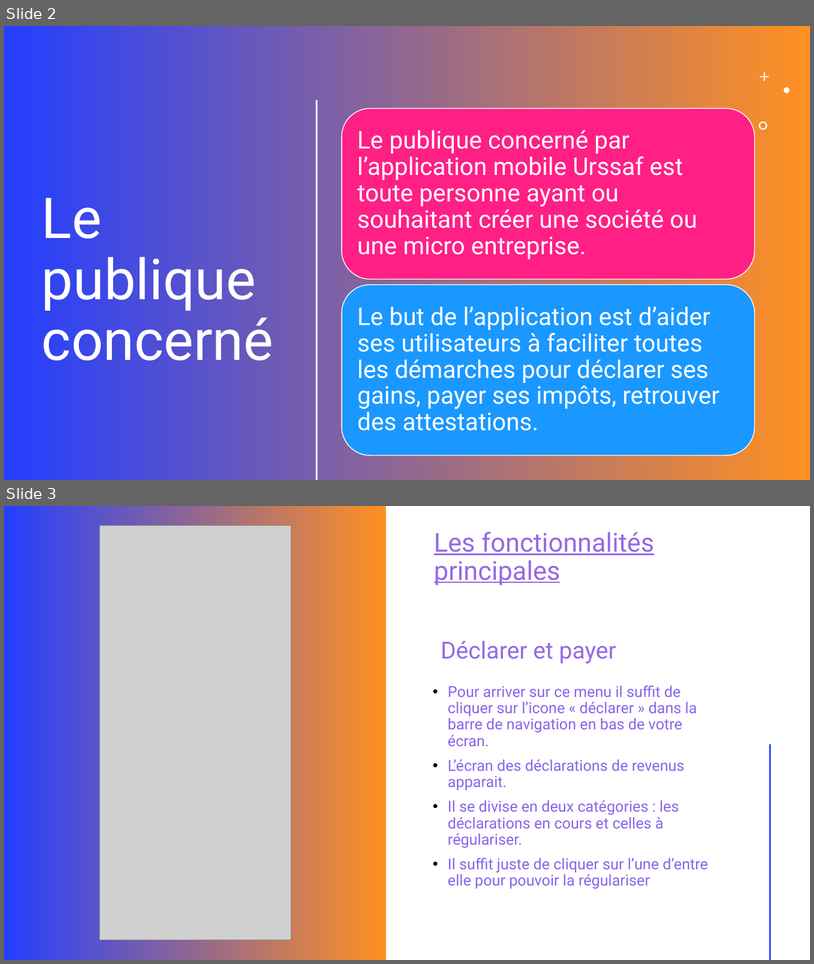
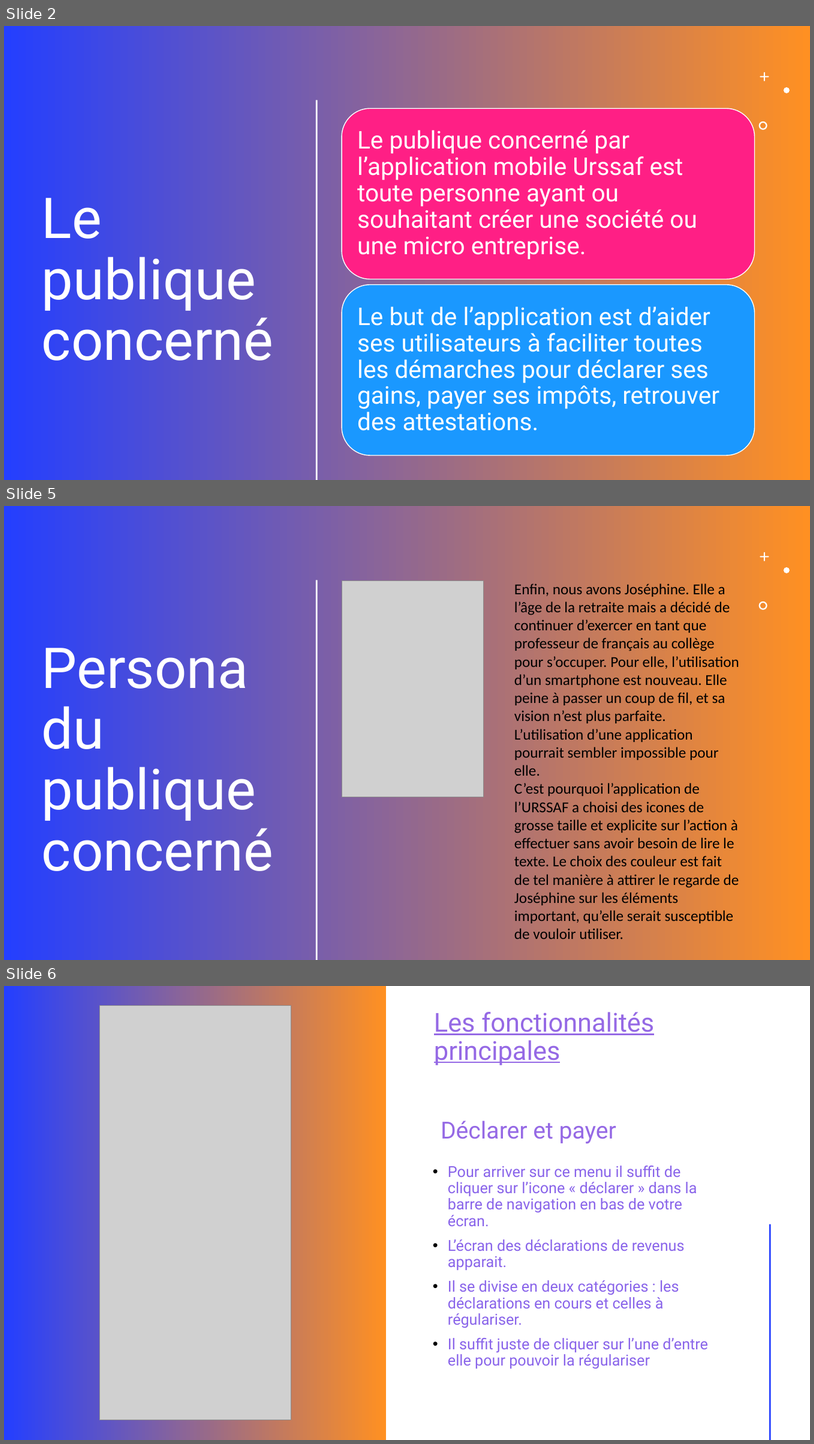
Before and after one commit to Dayvin30/UI-UX-Studi, a slide deck: Présentation powerpoint/L’Application mobile Urssaf.odp. Shown one above the other, each under a label of ours: slides 2 and 3 before the commit, slides 2, 5 and 6 after it; the slides between them are not shown. The pictures are 814x964 and 814x1444 pixels, drawn with LibreOffice and Linux fonts; fonts in the diff are those of the drawing; grey boxes stand for pictures. Boxes give left, top, right and bottom in pixels: in the first picture for what was removed or moved away, otherwise in the second. Text is boxed around its words. In the diff, an @@ line names an element or a change of style, - is before the commit and + after.

```diff
--- a/Présentation powerpoint/L’Application mobile Urssaf.odp
+++ b/Présentation powerpoint/L’Application mobile Urssaf.odp
@@ slide 5 added at (4, 506, 810, 960), background gradient #F6F8FC to #ABC0E4; not listed: 1 template element that a slide beside it also shows @@
@@ freeform shape added at (4, 506, 810, 960), fill gradient #243FFF to #FF9022 @@
@@ freeform shape added at (760, 552, 769, 561), fill #FFFFFF @@
@@ freeform shape added at (785, 567, 791, 573), fill #FFFFFF @@
@@ line added from (317, 581) to (317, 959), #FFFFFF 2.01 pt @@
@@ picture added at (342, 581, 484, 797) @@
@@ text added at (515, 583, 740, 939), 18 pt, text #000000 @@
+Enfin, nous avons Joséphine. Elle a l’âge de la retraite mais a décidé de continuer d’exercer en tant que professeur de français au collège pour s’occuper. Pour elle, l’utilisation d’un smartphone est nouveau. Elle peine à passer un coup de fil, et sa vision n’est plus parfaite.
+L’utilisation d’une application pourrait sembler impossible pour elle.
+C’est pourquoi l’application de l’URSSAF a choisi des icones de grosse taille et explicite sur l’action à effectuer sans avoir besoin de lire le texte. Le choix des couleur est fait de tel manière à attirer le regarde de Joséphine sur les éléments important, qu’elle serait susceptible de vouloir utiliser.
@@ freeform shape added at (759, 601, 768, 610), fill #FFFFFF @@
@@ title added at (42, 648, 273, 871), 67 pt, text #FFFFFF @@
+Persona du publique concerné
@@ what was slide 3 is now slide 6 @@
```
Also in this commit, not shown: 2 slides changed, 3 other slides added, 4 other files.
